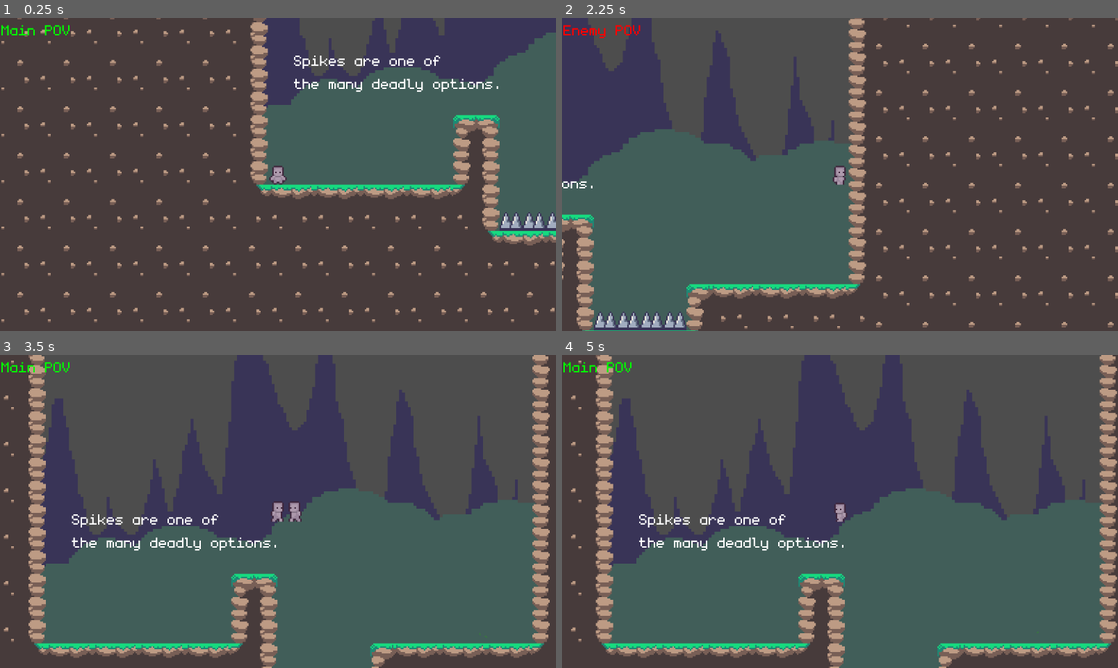
Above: before the commit, frames 1-4 (two rows, left to right).
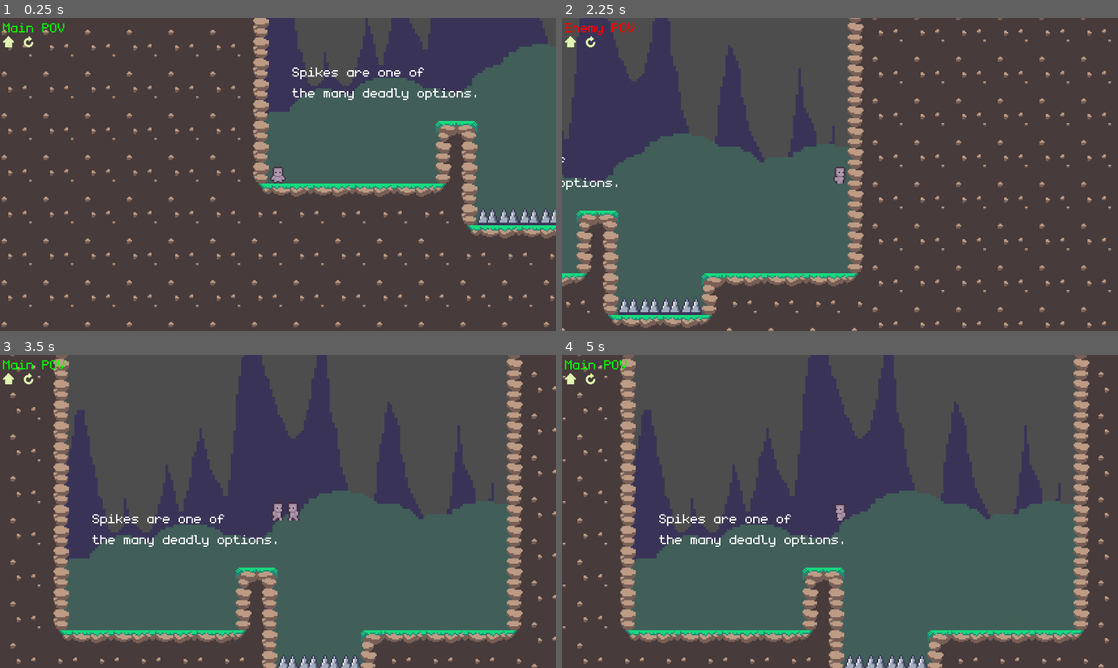
Above: after the commit, the same moments.

Repository: 255-Ping/Mirror-Conflict
Game: Godot game, scene res://Scenes/Levels/level_2.tscn
The game is run twice, just before and just after one commit, with the same random seed, the same clock (stepped at 60 frames per second) and the same inputs. This scene is started directly instead of the project's main scene.
Inputs (mouse positions are in pixels of both pictures, inside the frame that each line leads up to):
- Up to frame 1 (0.25 s): no input
- Up to frame 2 (2.25 s): click (589, 43) at 0.52 s; click (573, 43) at 1.27 s; tap Enter (ui_accept) at 2 s; hold D (move_right) from 2.03 s (still down); tap Shift (switch_cameras) at 2.1 s
- Up to frame 3 (3.5 s): keep holding D (move_right); tap Enter (ui_accept) at 2.27, 3.02 s; tap Shift (switch_cameras) at 2.85 s
- Up to frame 4 (5 s): release D (move_right) at 3.53 s; hold A (move_left) from 3.53 s (still down); tap Shift (switch_cameras) at 3.6, 4.35 s; tap Enter (ui_accept) at 4.52 s

The runs differ from the first frame. In frame 1, 15% of the frame differs, in the area x 0-100%, y 0-99%; in frame 2, 18%; in frame 3, 27%, in the area x 0-100%, y 0-100%; in frame 4, 27%.
Error before the commit: Invalid call. Nonexistent function 'load_scene' in base 'Nil'. (res://Scripts/Levels/level_2.gd:5)
Error after the commit: Invalid call. Nonexistent function 'reload_current_scene' in base 'Nil'. (res://Scripts/Players/player.gd:178)

Commit message:
Main menu initial update

Diff:
--- /dev/null
+++ b/Scenes/Menus/main_menu.tscn
@@ -0,0 +1,35 @@
+[gd_scene format=3 uid="uid://c84v36x4nwflp"]
+
+[ext_resource type="Script" uid="uid://dy465hd1gd0qp" path="res://Scripts/Levels/main_menu.gd" id="1_penys"]
+[ext_resource type="Texture2D" uid="uid://bmftx04wdc5mb" path="res://Textures/png/Buttons/Rect/PlayText/Default.png" id="1_pha2q"]
+[ext_resource type="Texture2D" uid="uid://b6kneq2ycmrmg" path="res://Textures/png/Buttons/Rect/PlayText/Hover.png" id="2_penys"]
+[ext_resource type="FontFile" uid="uid://18okmp73gjds" path="res://Textures/Fonts/ChangaOne-Regular.ttf" id="4_aur2u"]
+
+[node name="MainMenu" type="Node2D" unique_id=622802778]
+script = ExtResource("1_penys")
+
+[node name="ColorRect" type="ColorRect" parent="." unique_id=1908439428]
+z_index = -10
+offset_right = 1280.0
+offset_bottom = 720.0
+color = Color(0.2159017, 0.21590173, 0.21590167, 1)
+
+[node name="TextureButton" type="TextureButton" parent="." unique_id=1019069374]
+offset_left = 560.0
+offset_top = 200.0
+offset_right = 720.0
+offset_bottom = 283.0
+texture_normal = ExtResource("1_pha2q")
+texture_hover = ExtResource("2_penys")
+
+[node name="RichTextLabel" type="RichTextLabel" parent="." unique_id=1945636842]
+offset_left = 222.0
+offset_top = 22.0
+offset_right = 1253.0
+offset_bottom = 163.0
+theme_override_fonts/normal_font = ExtResource("4_aur2u")
+theme_override_font_sizes/normal_font_size = 128
+bbcode_enabled = true
+text = "Mirror Conflict"
+
+[connection signal="pressed" from="TextureButton" to="." method="_on_texture_button_pressed"]
--- a/Scenes/Players/opposite_player.tscn
+++ b/Scenes/Players/opposite_player.tscn
@@ -3,6 +3,8 @@
 [ext_resource type="Script" uid="uid://bvrsf8xexxjto" path="res://Scripts/Players/opposite_player.gd" id="1_86y1o"]
 [ext_resource type="Texture2D" uid="uid://cx1234vcfrgma" path="res://Textures/prototype_character.png" id="1_qq5ku"]
 [ext_resource type="FontFile" uid="uid://bnlm4uxm0efox" path="res://Textures/Fonts/monogram.ttf" id="3_b6pab"]
+[ext_resource type="Texture2D" uid="uid://iovxs8mncpmw" path="res://Textures/png/Button/Icon/Replay.png" id="4_35fsb"]
+[ext_resource type="Texture2D" uid="uid://dxf2fi78fggw3" path="res://Textures/png/Button/Icon/Home.png" id="5_hedp8"]
 
 [sub_resource type="AtlasTexture" id="AtlasTexture_b6pab"]
 atlas = ExtResource("1_qq5ku")
@@ -189,17 +191,37 @@
 [node name="RichTextLabel" type="RichTextLabel" parent="Control" unique_id=668719418]
 z_index = 1000
 layout_mode = 0
-offset_left = -191.0
-offset_top = -107.0
-offset_right = -60.0
-offset_bottom = -77.0
+offset_left = -211.0
+offset_top = -120.0
+offset_right = -80.0
+offset_bottom = -90.0
 theme_override_fonts/normal_font = ExtResource("3_b6pab")
 bbcode_enabled = true
 text = "[color=red]Enemy POV[/color]
 
 "
 
+[node name="ResetLevelButton" type="TextureButton" parent="Control" unique_id=1453752272]
+layout_mode = 0
+offset_left = -195.0
+offset_top = -106.0
+offset_right = -147.0
+offset_bottom = -47.0
+scale = Vector2(0.15, 0.15)
+texture_normal = ExtResource("4_35fsb")
+
+[node name="MainMenuButton" type="TextureButton" parent="Control" unique_id=506615511]
+layout_mode = 0
+offset_left = -211.0
+offset_top = -106.0
+offset_right = -155.0
+offset_bottom = -47.0
+scale = Vector2(0.15, 0.15)
+texture_normal = ExtResource("5_hedp8")
+
 [node name="AudioStreamPlayer2D" type="AudioStreamPlayer2D" parent="." unique_id=2014827611]
 
 [connection signal="body_entered" from="PushBox" to="." method="_on_push_box_body_entered"]
 [connection signal="body_exited" from="PushBox" to="." method="_on_push_box_body_exited"]
+[connection signal="pressed" from="Control/ResetLevelButton" to="." method="_on_reset_level_button_pressed"]
+[connection signal="pressed" from="Control/MainMenuButton" to="." method="_on_main_menu_button_pressed"]
--- a/Scenes/Players/player.tscn
+++ b/Scenes/Players/player.tscn
@@ -3,6 +3,8 @@
 [ext_resource type="Script" uid="uid://be03m2ro5rw2q" path="res://Scripts/Players/player.gd" id="1_cvnsp"]
 [ext_resource type="Texture2D" uid="uid://cx1234vcfrgma" path="res://Textures/prototype_character.png" id="1_ymxaj"]
 [ext_resource type="FontFile" uid="uid://bnlm4uxm0efox" path="res://Textures/Fonts/monogram.ttf" id="3_8qn36"]
+[ext_resource type="Texture2D" uid="uid://iovxs8mncpmw" path="res://Textures/png/Button/Icon/Replay.png" id="4_22fdy"]
+[ext_resource type="Texture2D" uid="uid://dxf2fi78fggw3" path="res://Textures/png/Button/Icon/Home.png" id="5_24nbk"]
 
 [sub_resource type="AtlasTexture" id="AtlasTexture_8qn36"]
 atlas = ExtResource("1_ymxaj")
@@ -190,16 +192,38 @@
 [node name="RichTextLabel" type="RichTextLabel" parent="Control" unique_id=1747809175]
 z_index = 1000
 layout_mode = 0
-offset_right = 131.0
-offset_bottom = 30.0
+offset_left = -20.0
+offset_top = -13.0
+offset_right = 111.0
+offset_bottom = 17.0
 theme_override_fonts/normal_font = ExtResource("3_8qn36")
 bbcode_enabled = true
 text = "[color=green]Main POV[/color]
 
 "
 
+[node name="ResetLevelButton" type="TextureButton" parent="Control" unique_id=1885177647]
+layout_mode = 0
+offset_left = -4.0
+offset_top = 1.0
+offset_right = 44.0
+offset_bottom = 60.0
+scale = Vector2(0.15, 0.15)
+texture_normal = ExtResource("4_22fdy")
+
+[node name="MainMenuButton" type="TextureButton" parent="Control" unique_id=1769070272]
+layout_mode = 0
+offset_left = -20.0
+offset_top = 1.0
+offset_right = 36.0
+offset_bottom = 60.0
+scale = Vector2(0.15, 0.15)
+texture_normal = ExtResource("5_24nbk")
+
 [node name="AudioStreamPlayer2D" type="AudioStreamPlayer2D" parent="." unique_id=1180160253]
 
 [connection signal="area_entered" from="PushBox" to="." method="_on_push_box_area_entered"]
 [connection signal="body_entered" from="PushBox" to="." method="_on_push_box_body_entered"]
 [connection signal="body_exited" from="PushBox" to="." method="_on_push_box_body_exited"]
+[connection signal="pressed" from="Control/ResetLevelButton" to="." method="_on_reset_level_button_pressed"]
+[connection signal="pressed" from="Control/MainMenuButton" to="." method="_on_main_menu_button_pressed"]
--- /dev/null
+++ b/Scripts/Levels/main_menu.gd
@@ -0,0 +1,5 @@
+extends Node2D
+
+
+func _on_texture_button_pressed() -> void:
+	SceneLoader.load_scene("res://Scenes/Levels/level_1.tscn")
--- a/Scripts/Players/opposite_player.gd
+++ b/Scripts/Players/opposite_player.gd
@@ -31,9 +31,13 @@
 		$AudioStreamPlayer2D.play()
 
 	was_on_floor = on_floor
+
 	# Add the gravity.
 	if not is_on_floor():
 		velocity += get_gravity() * delta
+
+	if is_dying:
+		return
 
 	# Handle jump.
 	if Input.is_action_just_pressed("ui_accept") and is_on_floor():
@@ -140,3 +144,11 @@
 	#rotation_degrees = 0
 	velocity += dir * force
 	#apply_impulse(dir * force)
+
+
+func _on_reset_level_button_pressed() -> void:
+	SceneLoader.reload_current_scene()
+
+
+func _on_main_menu_button_pressed() -> void:
+	SceneLoader.load_scene("res://Scenes/Menus/main_menu.tscn")
--- a/Scripts/Players/player.gd
+++ b/Scripts/Players/player.gd
@@ -37,11 +37,12 @@
 
 	was_on_floor = on_floor
 
-	if is_dying:
-		return
 	# Add the gravity.
 	if not is_on_floor():
 		velocity += get_gravity() * delta
+
+	if is_dying:
+		return
 
 	# Handle jump.
 	if Input.is_action_just_pressed("ui_accept") and is_on_floor():
@@ -171,3 +172,11 @@
 	#rotation_degrees = 0
 	velocity += dir * force
 	#apply_impulse(dir * force)
+
+
+func _on_reset_level_button_pressed() -> void:
+	SceneLoader.reload_current_scene()
+
+
+func _on_main_menu_button_pressed() -> void:
+	SceneLoader.load_scene("res://Scenes/Menus/main_menu.tscn")
--- a/project.godot
+++ b/project.godot
@@ -11,7 +11,7 @@
 [application]
 
 config/name="Mirror Conflict"
-run/main_scene="uid://brql2yc6t8wm8"
+run/main_scene="uid://c84v36x4nwflp"
 config/features=PackedStringArray("4.6", "GL Compatibility")
 boot_splash/show_image=false
 config/icon="res://icon.svg"
@@ -22,6 +22,8 @@
 
 [display]
 
+window/size/viewport_width=1280
+window/size/viewport_height=720
 window/stretch/mode="viewport"
 
 [global_group]
Binary file added: Textures/Fonts/ChangaOne-Regular.ttf
Not shown, added: Textures/Fonts/ChangaOne-Regular.ttf.import
Binary file added: Textures/png/Button/Icon/ArrowLeft-Bold.png
Not shown, added: Textures/png/Button/Icon/ArrowLeft-Bold.png.import
Binary file added: Textures/png/Button/Icon/ArrowLeft-Thin.png
Not shown, added: Textures/png/Button/Icon/ArrowLeft-Thin.png.import
Binary file added: Textures/png/Button/Icon/ArrowRight-Bold.png
Not shown, added: Textures/png/Button/Icon/ArrowRight-Bold.png.import
Binary file added: Textures/png/Button/Icon/ArrowRight-Thin.png
Not shown, added: Textures/png/Button/Icon/ArrowRight-Thin.png.import
Binary file added: Textures/png/Button/Icon/Home.png
Not shown, added: Textures/png/Button/Icon/Home.png.import
(and 316 more such lines)
